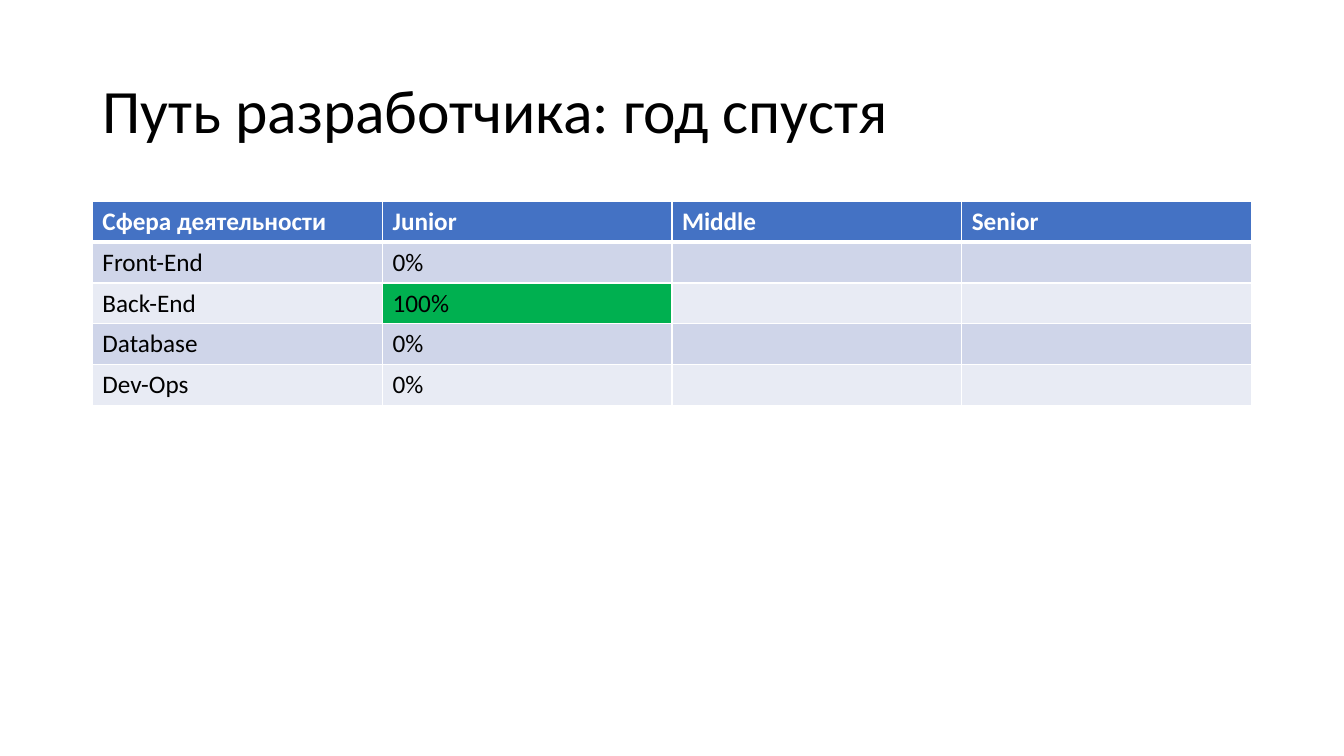
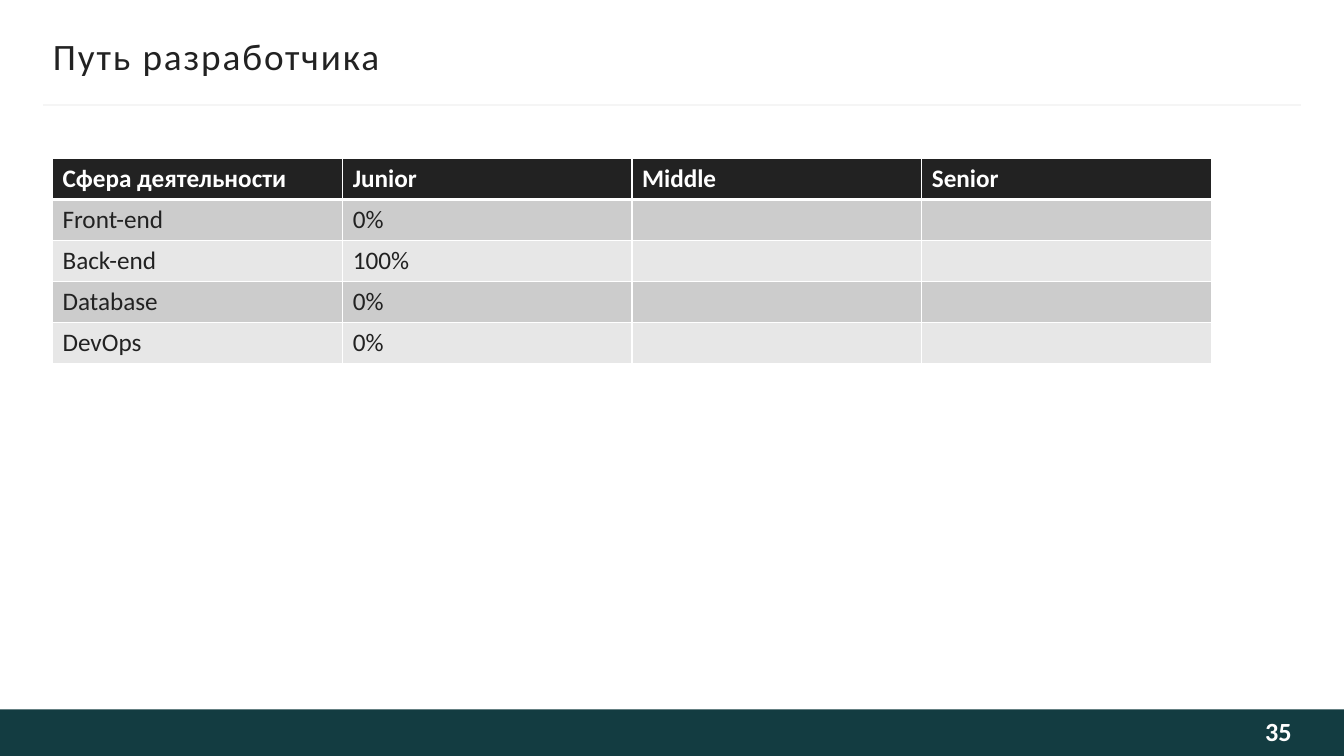
Before and after one commit to kugushev/presentations, a slide deck: slide 35 of Presentation.pptx (slide 37 before the commit). Drawn at 1344x756 pixels with LibreOffice and Linux fonts; fonts in the diff are those of the drawing; background and template pictures are left out. Boxes give left, top, right and bottom in pixels: in the first picture for what was removed or moved away, otherwise in the second. Text is boxed around its words. In the diff, an @@ line names an element or a change of style, - is before the commit and + after.

```diff
--- a/Presentation.pptx
+++ b/Presentation.pptx
@@ title at (53,44,380,76): text changed; size 44 to 26.7 pt; text colour #000000 to #222222 @@
-Путь разработчика: год спустя
+Путь разработчика
@@ line added from (43, 105) to (1301, 105), #F5F5F5 1.5 pt @@
@@ table at (52,158,1213,451) @@
-row 2, column 1: Front-End
+row 2, column 1: Front-end
-row 3, column 1: Back-End
+row 3, column 1: Back-end
-row 5, column 1: Dev-Ops
+row 5, column 1: DevOps
@@ fill #4472C4 to #222222 in row 1 @@
@@ fill #CFD5EA to #CDCDCD in 8 cells @@
@@ fill #E9EBF5 to #E8E8E8 in 7 cells @@
@@ fill #00B050 to #E8E8E8 in row 3, column 2 @@
@@ text colour #000000 to #222222 in "0%", "100%", "Database", "0%" and 1 more places @@
@@ table: place and size @@
-table at (93,202,1253,406)
+table at (52,158,1213,451)
@@ rectangle added at (0,710,1344,756), fill #133C41 @@
@@ page number added at (1265,724,1291,741), 18.7 pt, text #FEFEFE, bold @@
+35
```
Also in this commit, not shown: 42 other slides changed, 2 slides added, 2 slides removed.
